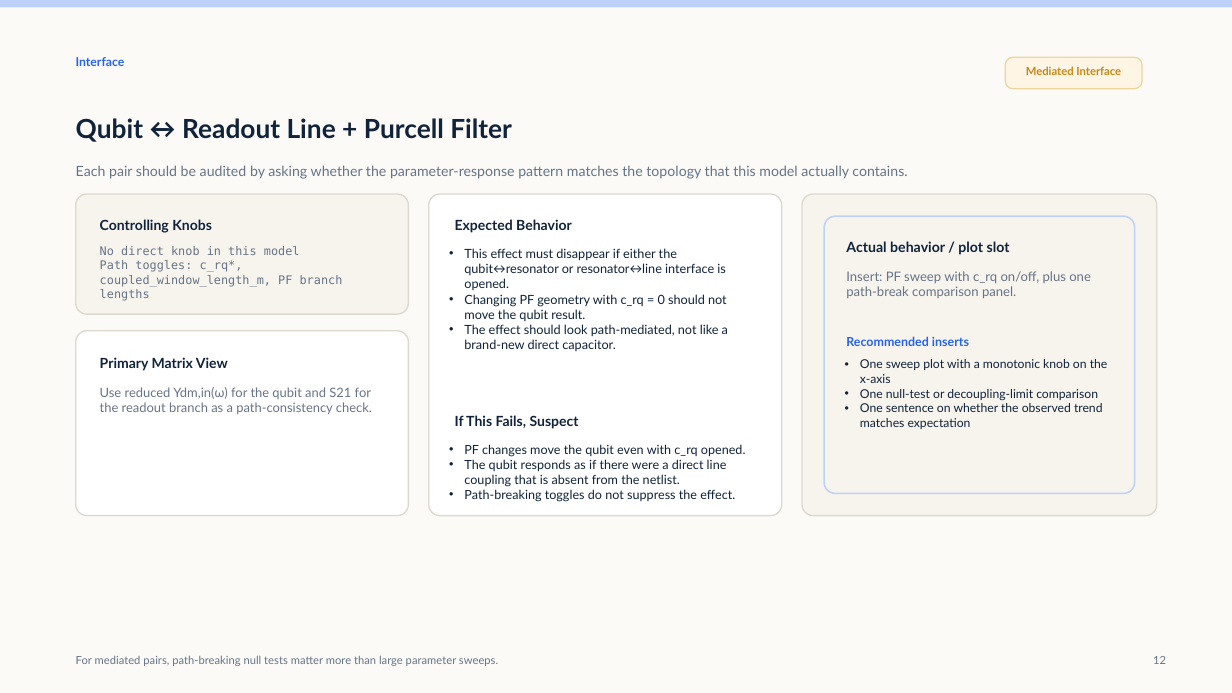
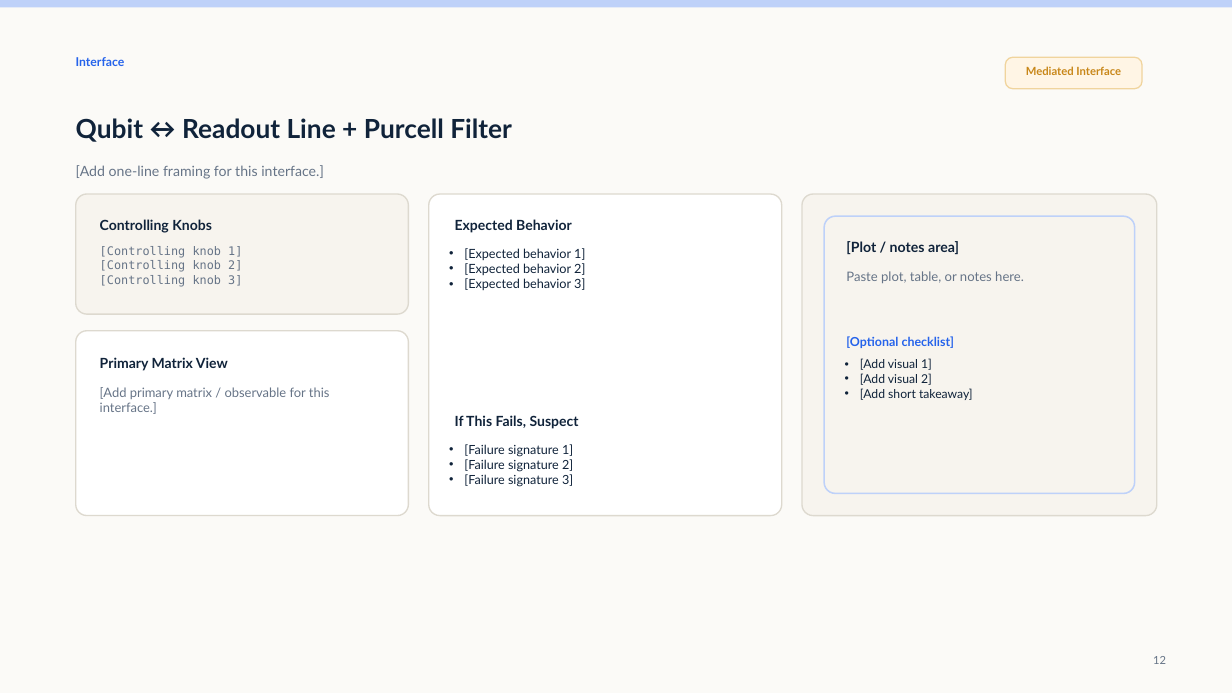
Before and after one commit to arfiligol/superconducting-circuits-research-workbench, a slide deck: slide 12 of sandbox/qubit_external_coupling_analysis/outputs/slides/parameter_response_vv/output/qeca_parameter_response_vv_report.pptx. Drawn at 1232x693 pixels with LibreOffice and Linux fonts; fonts in the diff are those of the drawing. Boxes give left, top, right and bottom in pixels: in the first picture for what was removed or moved away, otherwise in the second. Text is boxed around its words. In the diff, an @@ line names an element or a change of style, - is before the commit and + after.

```diff
--- a/sandbox/qubit_external_coupling_analysis/outputs/slides/parameter_response_vv/output/qeca_parameter_response_vv_report.pptx
+++ b/sandbox/qubit_external_coupling_analysis/outputs/slides/parameter_response_vv/output/qeca_parameter_response_vv_report.pptx
@@ text at (76,165,324,179): text changed @@
-Each pair should be audited by asking whether the parameter-response pattern matches the topology that this model actually contains.
+[Add one-line framing for this interface.]
@@ text at (100,246,242,287): text changed @@
-No direct knob in this model
-Path toggles: c_rq*, coupled_window_length_m, PF branch lengths
+[Controlling knob 1]
+[Controlling knob 2]
+[Controlling knob 3]
@@ text at (464,248,585,290): text changed @@
-• This effect must disappear if either the qubit↔resonator or resonator↔line interface is opened.
-• Changing PF geometry with c_rq = 0 should not move the qubit result.
-• The effect should look path-mediated, not like a brand-new direct capacitor.
+• [Expected behavior 1]
+• [Expected behavior 2]
+• [Expected behavior 3]
@@ text at (846,241,959,254): text changed @@
-Actual behavior / plot slot
+[Plot / notes area]
@@ text at (846,271,1024,283): text changed @@
-Insert: PF sweep with c_rq on/off, plus one path-break comparison panel.
+Paste plot, table, or notes here.
@@ text at (846,336,955,348): text changed @@
-Recommended inserts
+[Optional checklist]
@@ text at (860,358,973,400): text changed @@
-• One sweep plot with a monotonic knob on the x-axis
-• One null-test or decoupling-limit comparison
-• One sentence on whether the observed trend matches expectation
+• [Add visual 1]
+• [Add visual 2]
+• [Add short takeaway]
@@ text at (100,387,330,414): text changed @@
-Use reduced Ydm,in(ω) for the qubit and S21 for the readout branch as a path-consistency check.
+[Add primary matrix / observable for this interface.]
@@ text at (464,444,573,487): text changed @@
-• PF changes move the qubit even with c_rq opened.
-• The qubit responds as if there were a direct line coupling that is absent from the netlist.
-• Path-breaking toggles do not suppress the effect.
+• [Failure signature 1]
+• [Failure signature 2]
+• [Failure signature 3]
@@ text removed at (76,656,498,666) @@
-For mediated pairs, path-breaking null tests matter more than large parameter sweeps.
```
Also in this commit, not shown: 10 other slides changed, 4 slides added, 4 slides removed, 2 other files.
